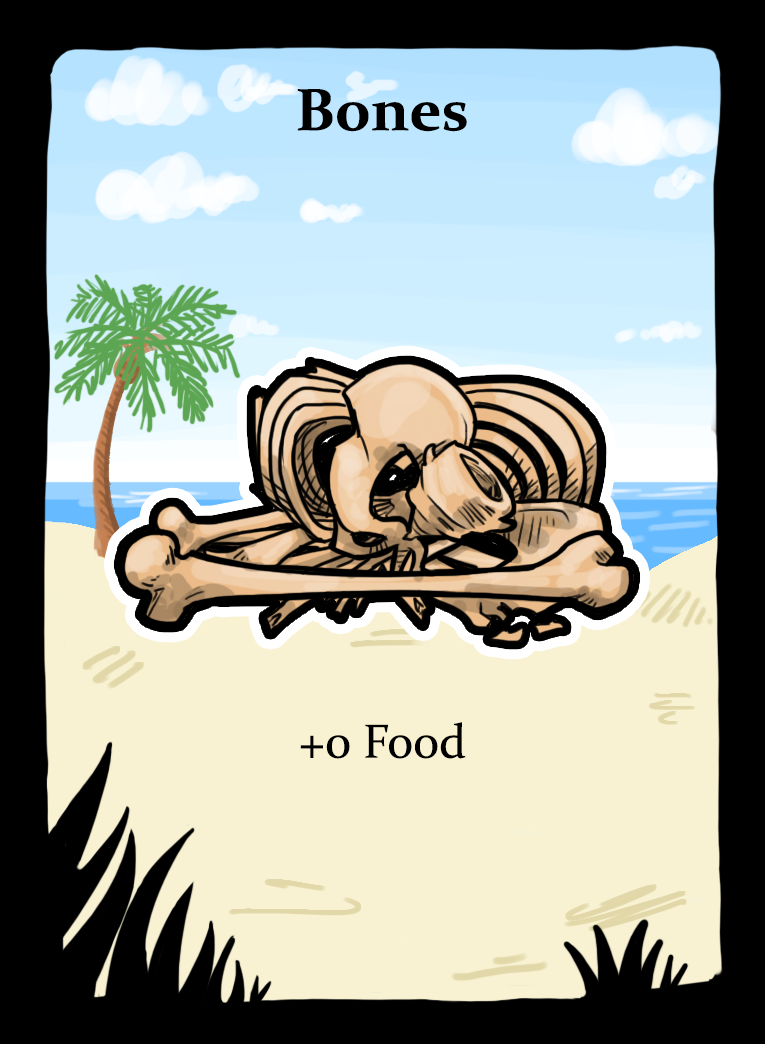
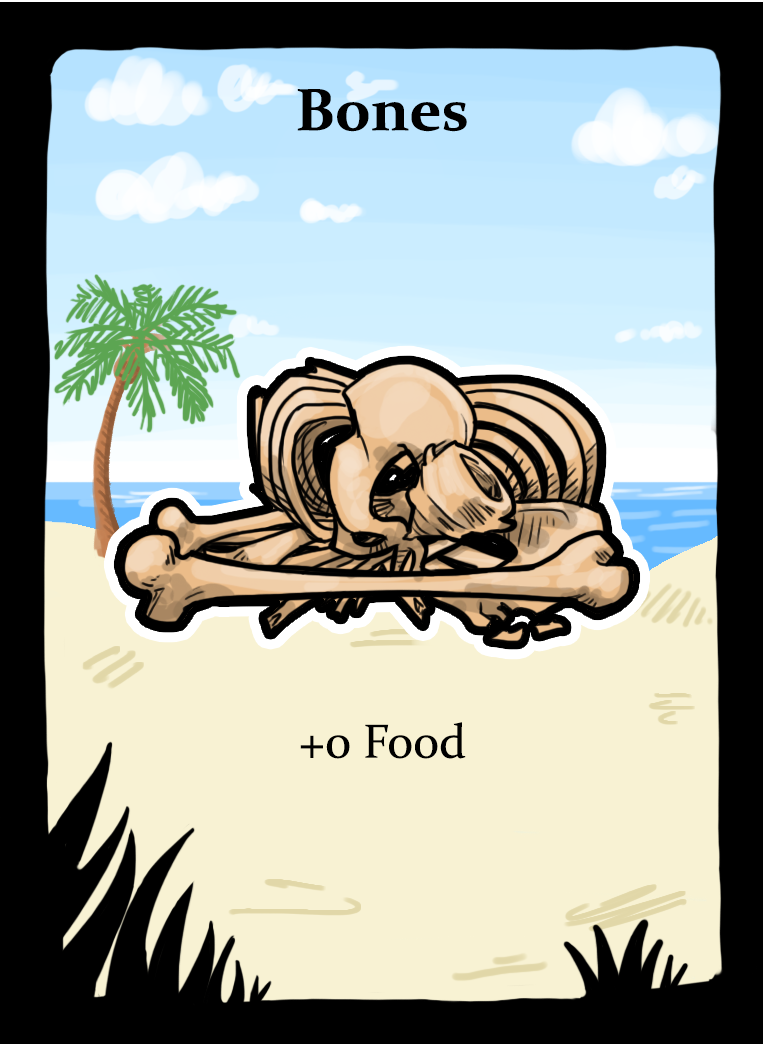
Layered file, before and after one edit (765×1044). Changes by layer:
added layer "Layer 24" above "Layer 5" over (0, 0, 765, 1044)
